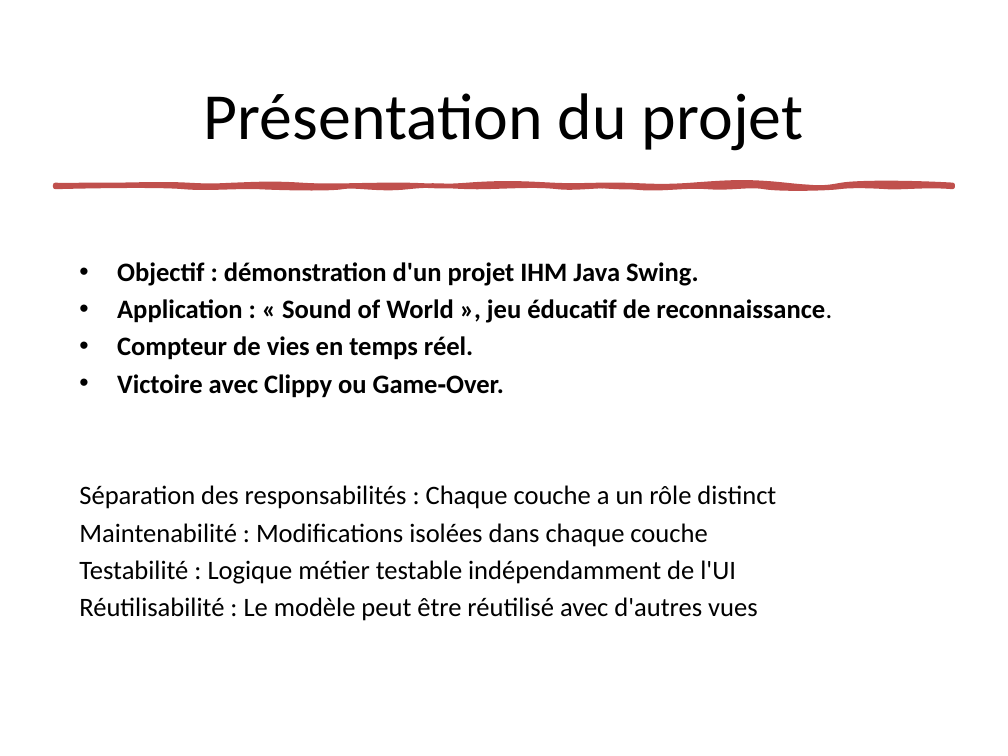
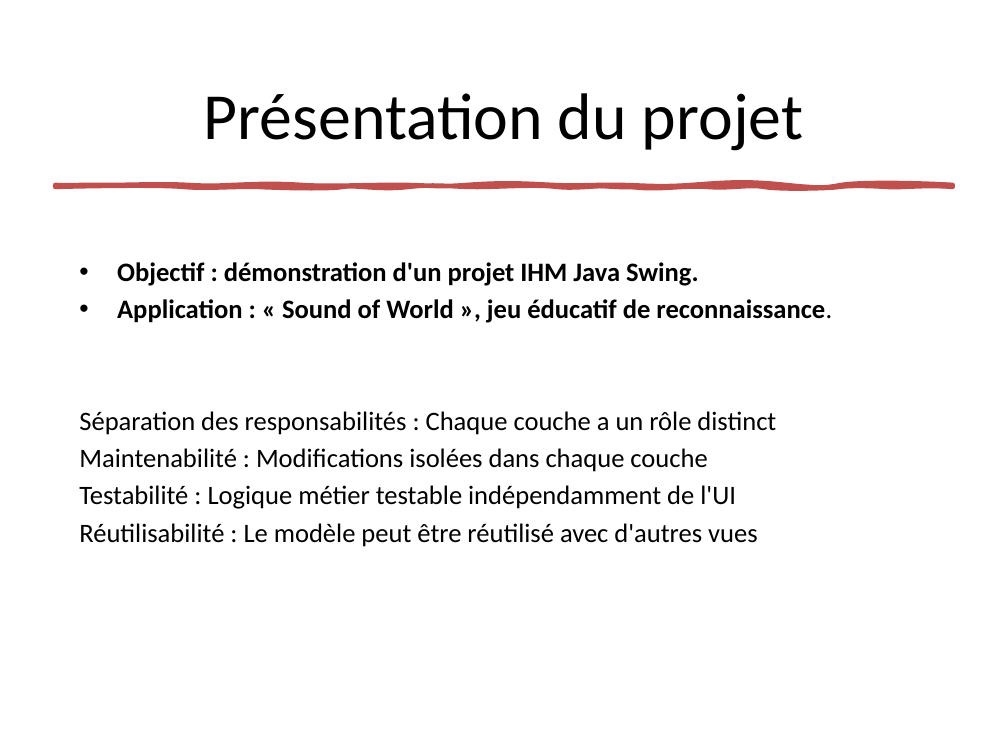
Before and after one commit to Bobyte5923/SoundOfWorld, a slide deck: slide 2 of SoundOfWorld.pptx. Drawn at 1008x756 pixels with LibreOffice and Linux fonts; fonts in the diff are those of the drawing. Boxes give left, top, right and bottom in pixels: in the first picture for what was removed or moved away, otherwise in the second. Text is boxed around its words. In the diff, an @@ line names an element or a change of style, - is before the commit and + after.

```diff
--- a/SoundOfWorld.pptx
+++ b/SoundOfWorld.pptx
@@ text at (117,336,504,398): paragraphs removed @@
-• Compteur de vies en temps réel.
-• Victoire avec Clippy ou Game‑Over.
```
Also in this commit, not shown: 5 other slides changed, 6 slides removed.
